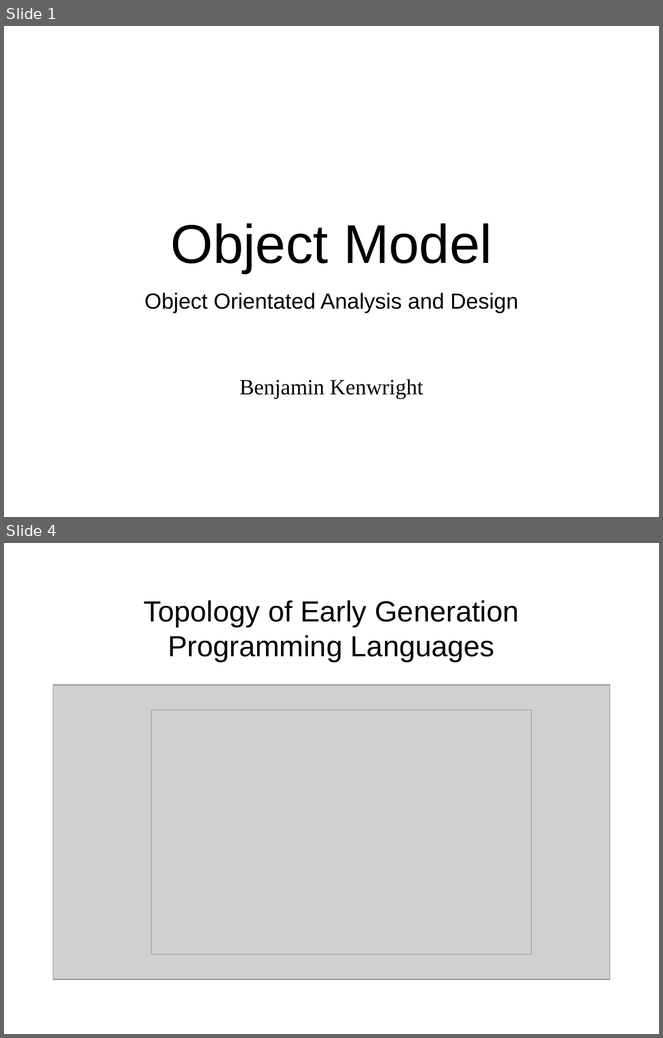
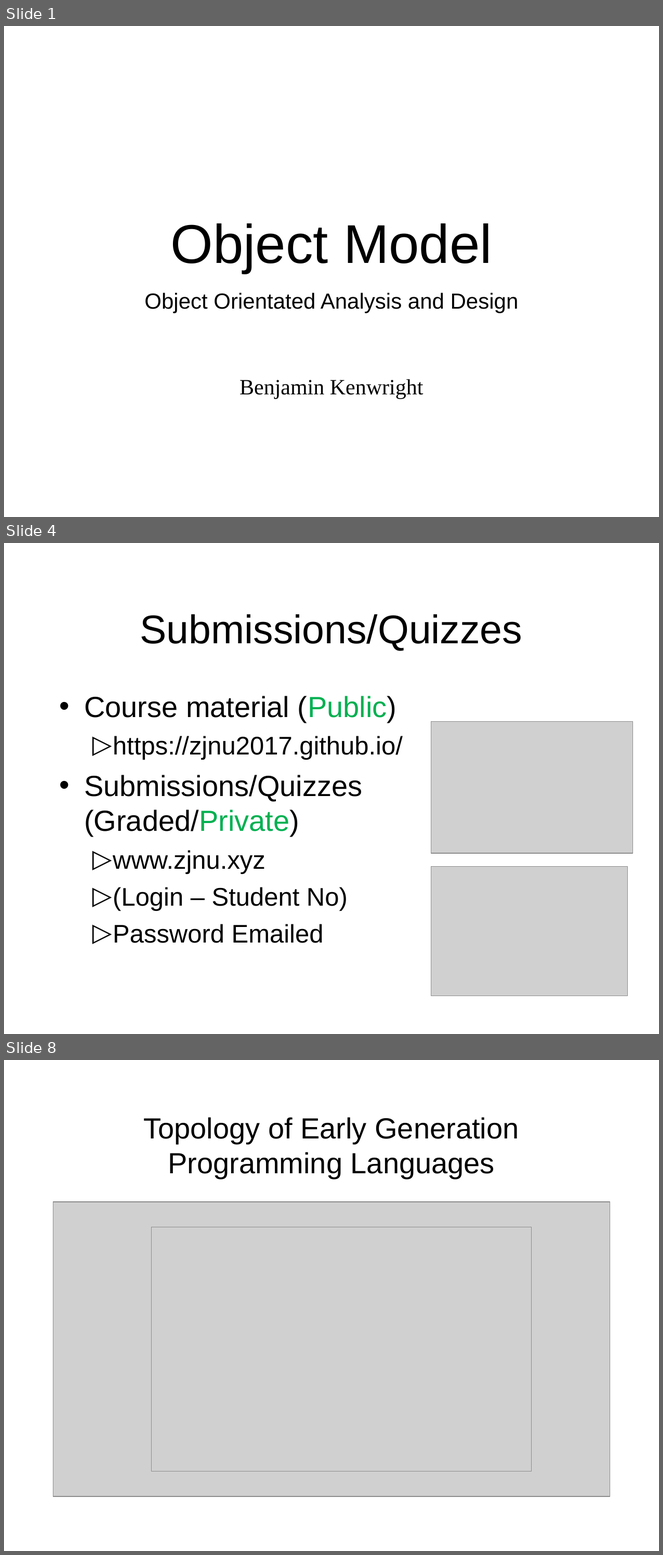
Before and after one commit to octaviordz/zjnu2017.github.io, a slide deck: OOAD/lectures/030--Object.Model.ppt. Shown one above the other, each under a label of ours: slides 1 and 4 before the commit, slides 1, 4 and 8 after it; the slides between them are not shown. The pictures are 663x1038 and 663x1555 pixels, drawn with LibreOffice and Linux fonts; fonts in the diff are those of the drawing; grey boxes stand for pictures. Boxes give left, top, right and bottom in pixels: in the first picture for what was removed or moved away, otherwise in the second. Text is boxed around its words. In the diff, an @@ line names an element or a change of style, - is before the commit and + after.

```diff
--- a/OOAD/lectures/030--Object.Model.ppt
+++ b/OOAD/lectures/030--Object.Model.ppt
@@ slide 4 added at [4,543,659,1034], background #FFFFFF @@
@@ title added at [140,614,523,651], 44 pt, text #000000 @@
+Submissions/Quizzes
@@ text added at [84,696,403,943], 28 pt, text #000000 @@
+• Course material (Public)
+  ▷ https://zjnu2017.github.io/
+• Submissions/Quizzes (Graded/Private)
+  ▷ www.zjnu.xyz
+  ▷ (Login – Student No)
+  ▷ Password Emailed
@@ picture added at [431,722,633,853] @@
@@ picture added at [431,866,628,996] @@
@@ what was slide 4 is now slide 8 @@
```
Also in this commit, not shown: 7 slides changed, 23 other slides added, 2 other files.
